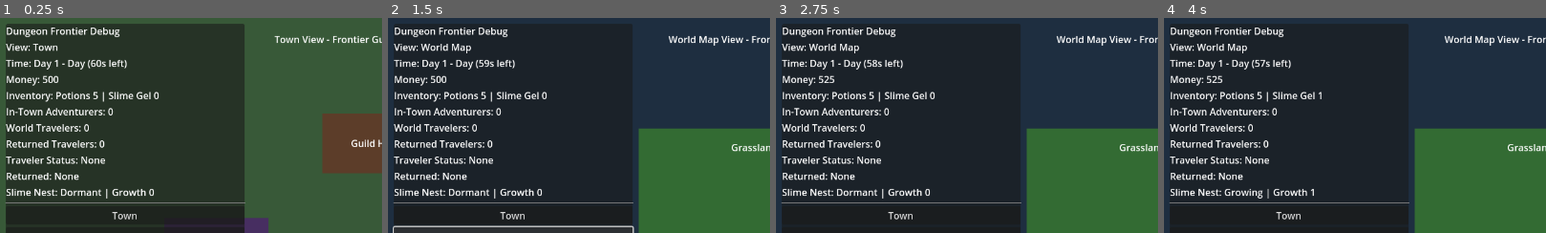
Above: before the commit, frames 1-4 (left to right).
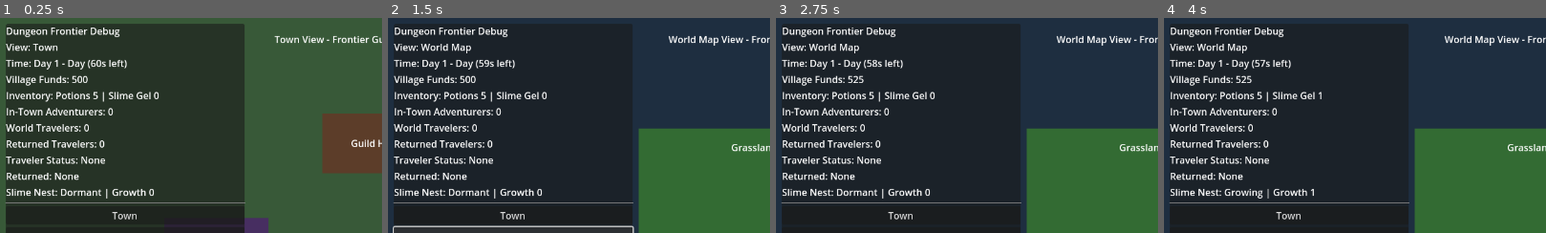
Above: after the commit, the same moments.

Repository: Caithis/AdventureVillage
Game: Godot game, scene res://scenes/main/Main.tscn
The game is run twice, just before and just after one commit, with the same random seed, the same clock (stepped at 60 frames per second) and the same inputs.
Inputs:
- Up to frame 1 (0.25 s): no input
- Up to frame 2 (1.5 s): click "Town" at 0.5 s; click "World Map" at 1.25 s
- Up to frame 3 (2.75 s): click "Add 25 Money" at 2 s
- Up to frame 4 (4 s): click "Add Slime Gel" at 2.75 s; click "Grow Slime Nest" at 3.5 s
The pictures show only the part of the screen within x 0-50%, y 0-50%; the shares and areas given below are measured in that part.

The runs differ from the first frame. In frame 1, 0.5% of the frame differs, in the area x 1-23%, y 26-32%; in frame 2, 0.5%; in frame 3, 0.5%; in frame 4, 0.5%.

Commit message:
feat: add v0.2.8 inn income and material purchase costs
Signed-off-by: Caithis <Bircameron20@gmail.com>

Diff:
--- a/godot_project/scripts/adventurers/Adventurer.gd
+++ b/godot_project/scripts/adventurers/Adventurer.gd
@@ -5,6 +5,10 @@
 const SLIME_GEL_ID := "slime_gel"
 
 const SMALL_POTION_PRICE := 15
+const INN_REST_FEE := 8
+const NIGHT_LODGING_FEE := 5
+const POOR_REST_HP_RECOVERY := 8
+const POOR_REST_ENERGY_RECOVERY := 25
 const ENERGY_REST_THRESHOLD_RATIO := 0.40
 const HEALTH_REST_THRESHOLD_RATIO := 0.50
 
@@ -138,18 +142,35 @@
     return last_night_sleep_day != GameClock.day_number
 
 func rest_at_inn() -> void:
-    health = max_health
-    energy = max_energy
-    set_purchase_message("Rested at Inn")
-    _update_returned_record("RestedAtInn", "Rested at Inn. Energy restored.")
+    if gold >= INN_REST_FEE:
+        gold -= INN_REST_FEE
+        GameState.add_money(INN_REST_FEE)
+        health = max_health
+        energy = max_energy
+        set_purchase_message("Paid %dg for Inn rest" % INN_REST_FEE)
+        _update_returned_record("RestedAtInn", "Paid %dg for Inn rest." % INN_REST_FEE)
+    else:
+        health = mini(health + POOR_REST_HP_RECOVERY, max_health)
+        energy = mini(energy + POOR_REST_ENERGY_RECOVERY, max_energy)
+        set_purchase_message("Could not afford Inn. Poor rest.")
+        _update_returned_record("PoorRestAtInn", "Could not afford Inn. Poor rest.")
     _refresh_label()
 
 func sleep_at_inn_for_night() -> void:
-    health = max_health
-    energy = max_energy
-    last_night_sleep_day = GameClock.day_number
-    set_purchase_message("Slept at Inn for Night")
-    _update_returned_record("SleptAtInn", "Slept at Inn for Night.")
+    if gold >= NIGHT_LODGING_FEE:
+        gold -= NIGHT_LODGING_FEE
+        GameState.add_money(NIGHT_LODGING_FEE)
+        health = max_health
+        energy = max_energy
+        last_night_sleep_day = GameClock.day_number
+        set_purchase_message("Paid %dg for Night lodging" % NIGHT_LODGING_FEE)
+        _update_returned_record("SleptAtInn", "Paid %dg for Night lodging." % NIGHT_LODGING_FEE)
+    else:
+        health = mini(health + POOR_REST_HP_RECOVERY, max_health)
+        energy = mini(energy + POOR_REST_ENERGY_RECOVERY, max_energy)
+        last_night_sleep_day = GameClock.day_number
+        set_purchase_message("Could not afford lodging. Poor sleep.")
+        _update_returned_record("PoorSleepAtInn", "Could not afford lodging. Poor sleep.")
     _refresh_label()
 
 func try_buy_small_potion() -> String:
@@ -194,6 +215,7 @@
 
     inventory[SLIME_GEL_ID] = 0
     gold += sale_total
+    GameState.add_money(-sale_total)
     GameState.add_item(SLIME_GEL_ID, slime_gel_amount)
 
     var sale_message := "Sold %d Slime Gel for %dg" % [slime_gel_amount, sale_total]
--- a/godot_project/scripts/ui/DebugUI.gd
+++ b/godot_project/scripts/ui/DebugUI.gd
@@ -68,7 +68,7 @@
 
 func _refresh_state_labels() -> void:
 	view_label.text = "View: " + GameState.current_view_name
-	money_label.text = "Money: %d" % GameState.money
+	money_label.text = "Village Funds: %d" % GameState.money
 	inventory_label.text = "Inventory: Potions %d | Slime Gel %d" % [
 		GameState.get_item_count("small_potion"),
 		GameState.get_item_count("slime_gel")
Not shown, changed: README.md
Not shown, changed: docs/Changelog.md
Not shown, changed: docs/EconomyPrototypeNotes.md
Not shown, added: docs/FutureDebtAndPurchasingControls.md
Not shown, changed: docs/KnownIssues.md
Not shown, changed: docs/ProjectState.md
Not shown, added: docs/TestChecklist_v0_2_8.md
